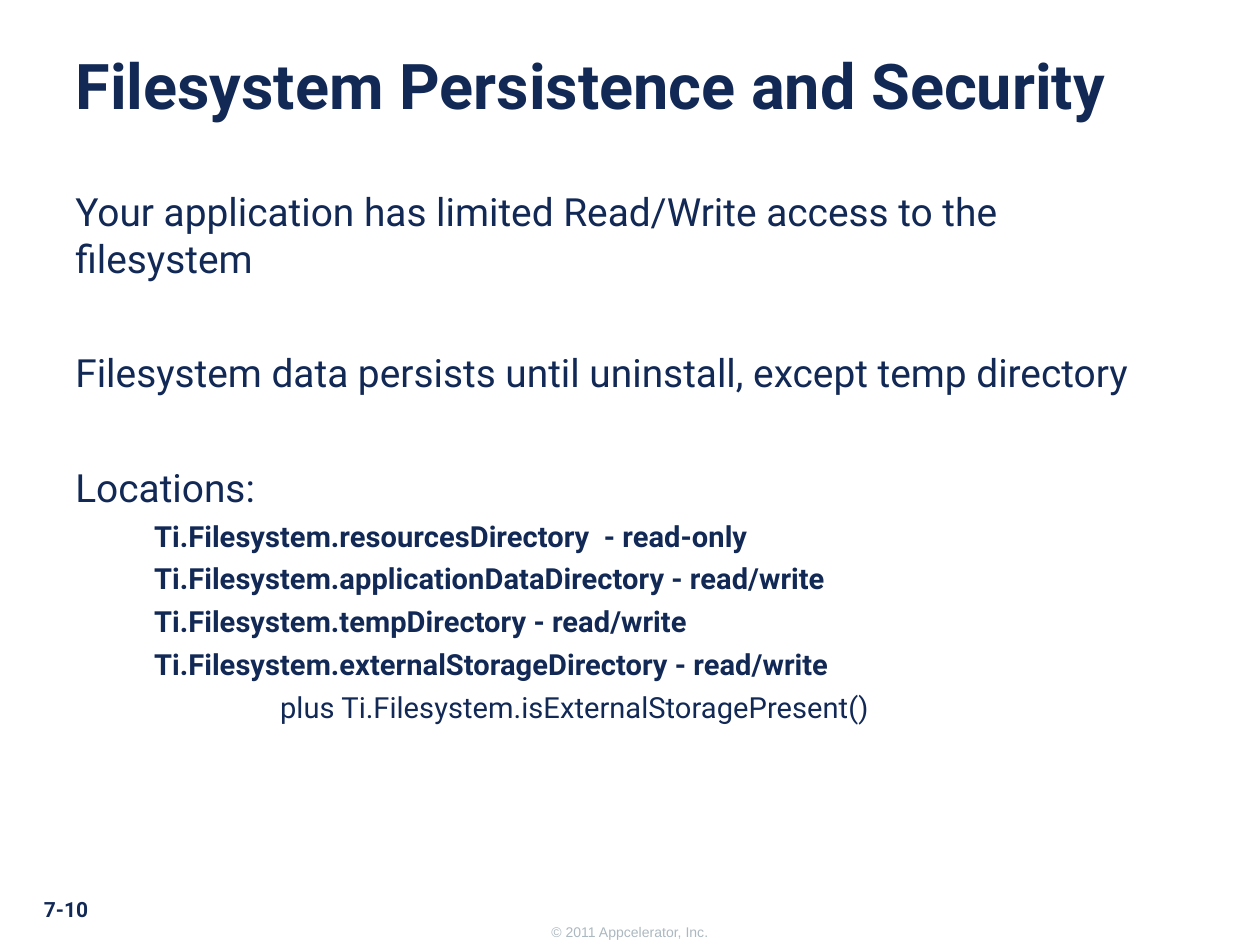
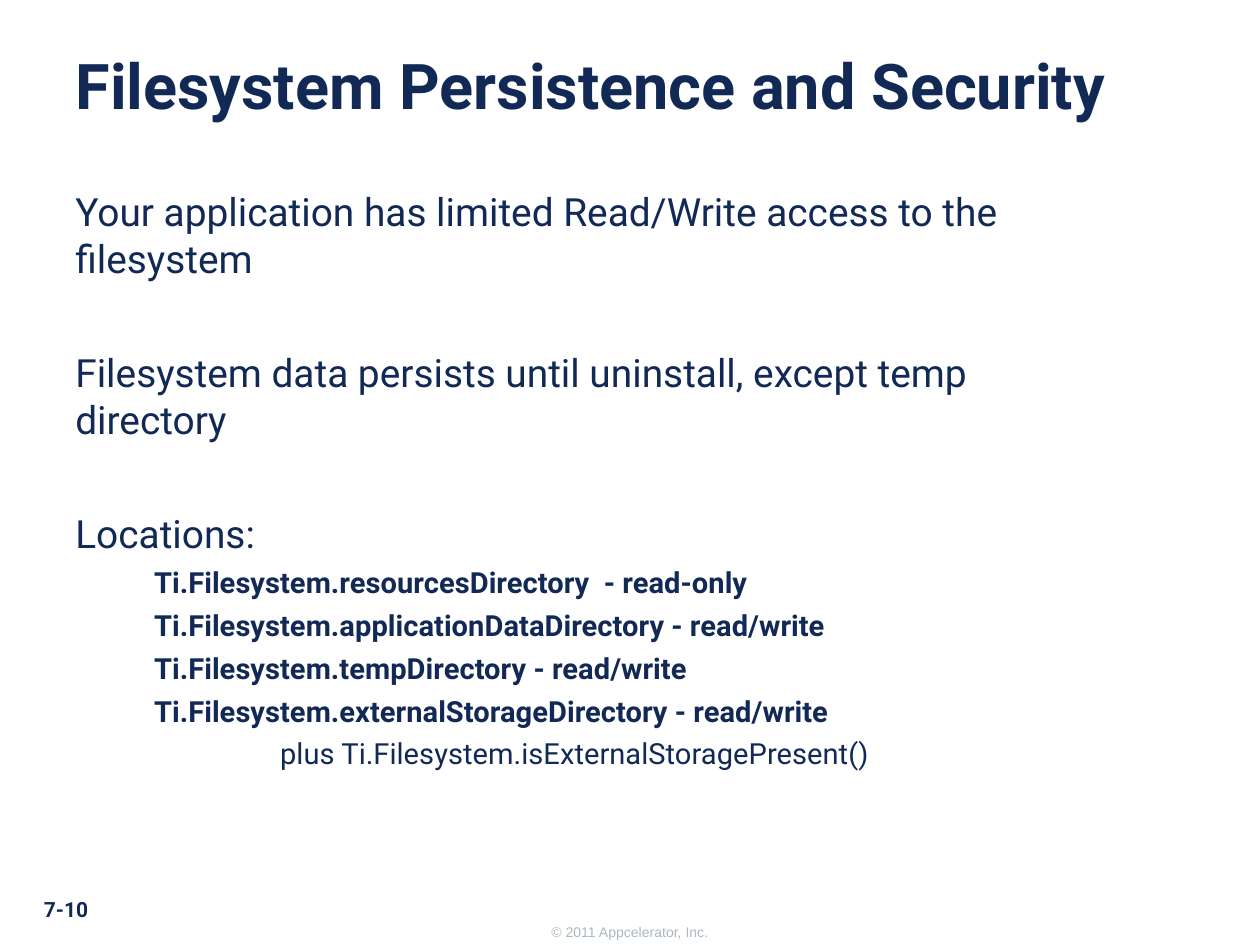
Before and after one commit to appcelerator-training-archive/tcad_certification, a slide deck: slide 10 of 260/260.ppt. Drawn at 1260x945 pixels with LibreOffice and Linux fonts; fonts in the diff are those of the drawing; background and template pictures are left out. Boxes give left, top, right and bottom in pixels: in the first picture for what was removed or moved away, otherwise in the second. Text is boxed around its words. In the diff, an @@ line names an element or a change of style, - is before the commit and + after.

```diff
--- a/260/260.ppt
+++ b/260/260.ppt
@@ text "Your application has limited Read/Write ..." rewrapped from box(75, 197, 1127, 725) to box(75, 197, 997, 771) @@
```
Also in this commit, not shown: 1 other slide changed, 4 other files.
